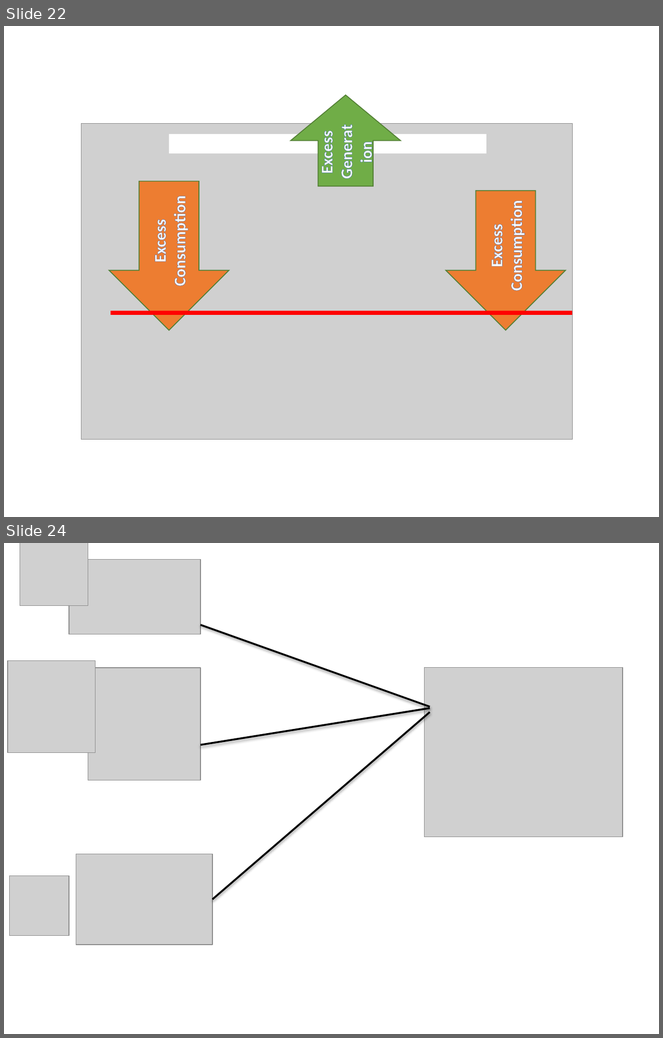
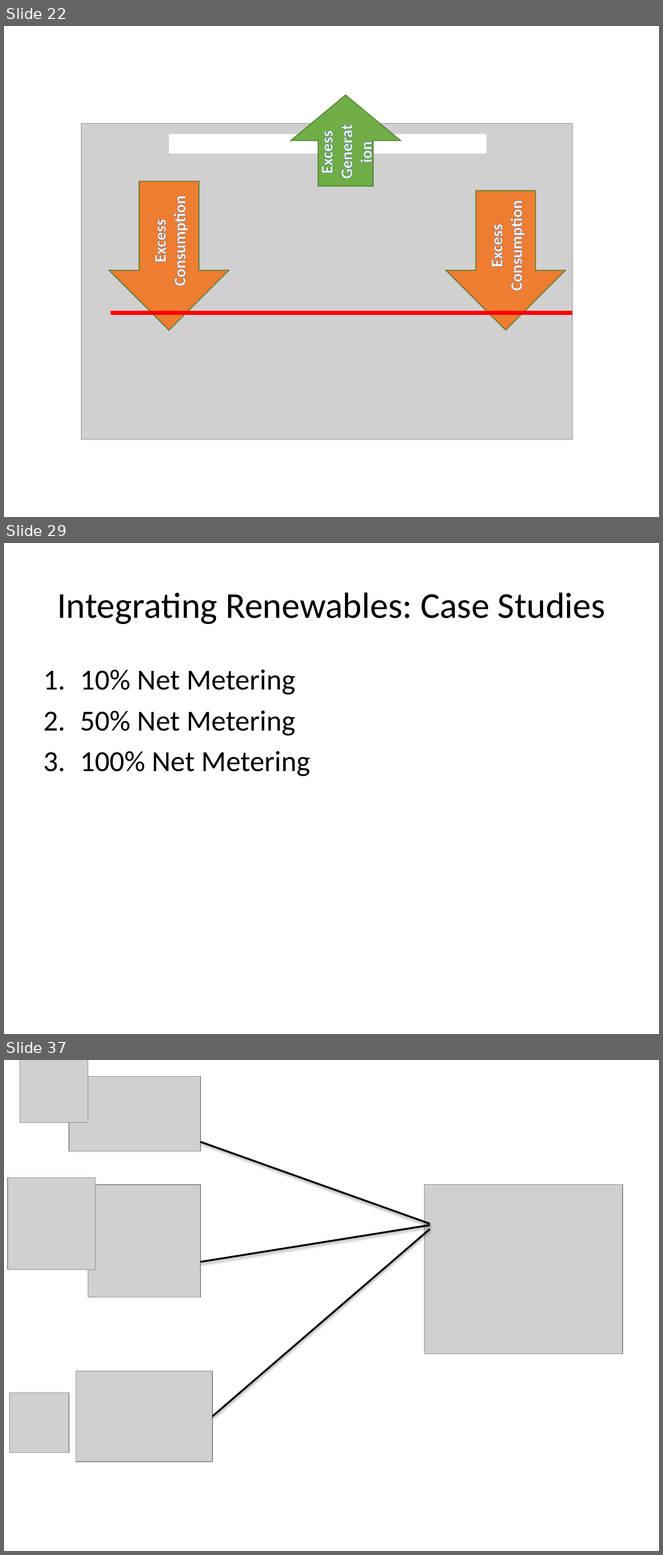
Before and after one commit to akantamn/EE5230-Project, a slide deck: Presentation/EE-Project-Presentation.pptx. Shown one above the other, each under a label of ours: slides 22 and 24 before the commit, slides 22, 29 and 37 after it; the slides between them are not shown. The pictures are 663x1038 and 663x1555 pixels, drawn with LibreOffice and Linux fonts; fonts in the diff are those of the drawing; grey boxes stand for pictures; background and template pictures are left out. Boxes give left, top, right and bottom in pixels: in the first picture for what was removed or moved away, otherwise in the second. Text is boxed around its words. In the diff, an @@ line names an element or a change of style, - is before the commit and + after.

Commit message:
Presentation with 100RenewCurtail

```diff
--- a/Presentation/EE-Project-Presentation.pptx
+++ b/Presentation/EE-Project-Presentation.pptx
@@ slide 29 added at box(4, 543, 659, 1034), background picture (left out) @@
@@ title added at box(57, 592, 606, 624), 40 pt, text #000000 @@
+Integrating Renewables: Case Studies
@@ text added at box(80, 669, 310, 776), 32 pt, text #000000 @@
+1. 10% Net Metering
+2. 50% Net Metering
+3. 100% Net Metering
@@ what was slide 24 is now slide 37 @@
```
Also in this commit, not shown: 2 slides changed, 12 other slides added, 2 other files.
